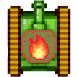
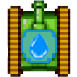
Layer changes from the first w=77, h=77 image to the second:
added layer "Слой 1" in group "Icon" over [29, 33, 49, 60]
hid "Icon" (2nd of 2, in "Icon") over [24, 32, 49, 60]
added layer "Tankier color" (39%) in group "Icon" over [23, 32, 55, 61]
painted on "Fill" over [22, 31, 56, 62]
painted on "Outline" over [21, 30, 57, 63]
